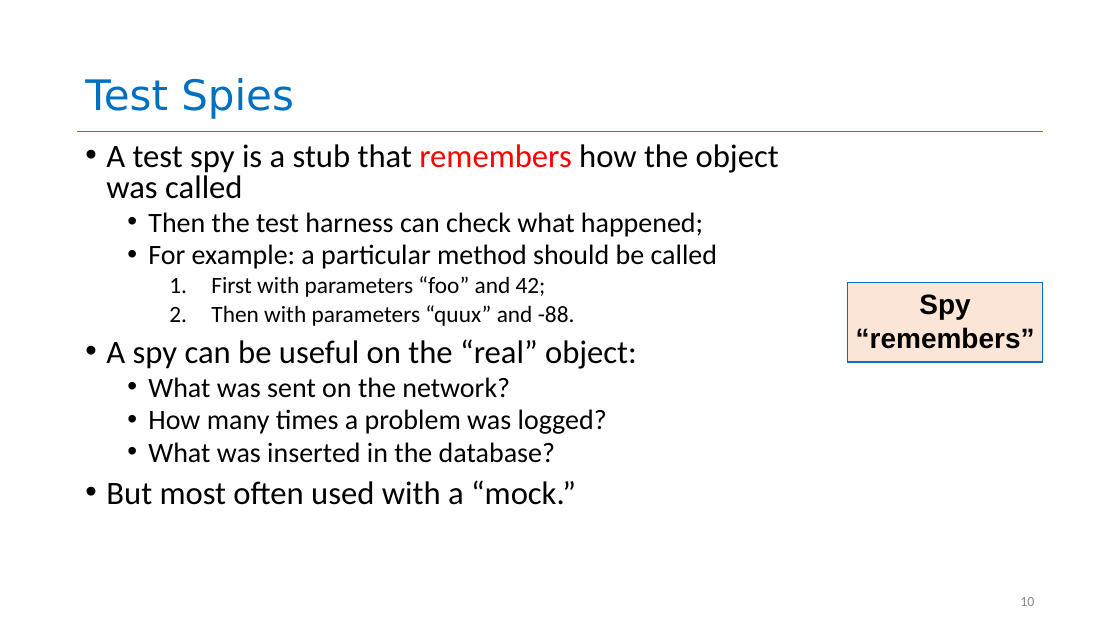
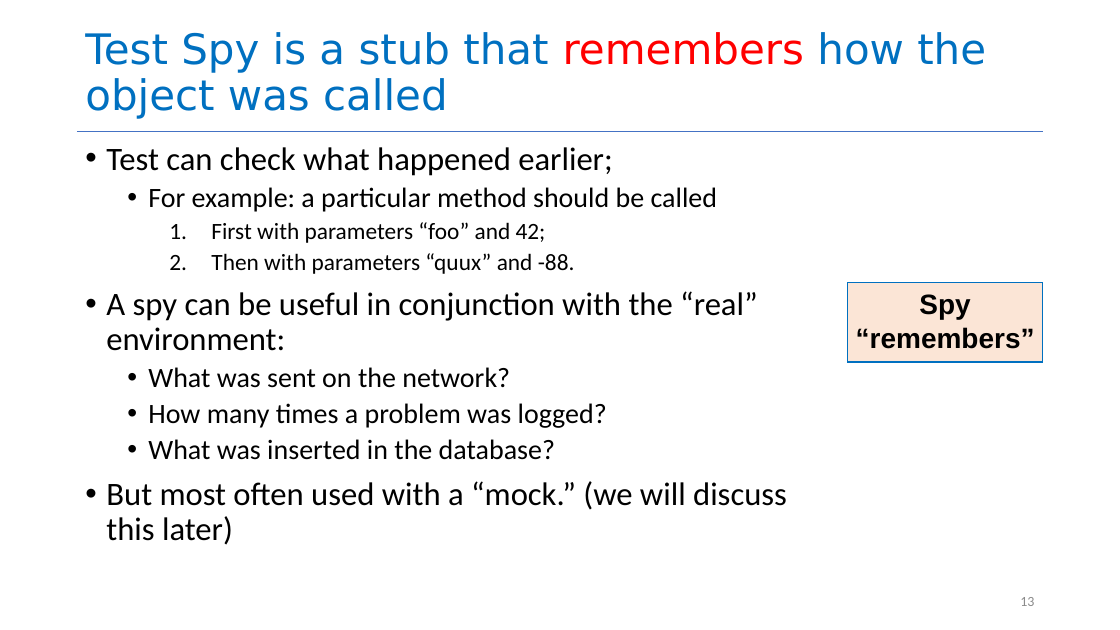
Before and after one commit to neu-se/CS4530-Spring-2022, a slide deck: slide 13 of Slides/Lesson 5.3 Testing Systems.pptx (slide 10 before the commit). Drawn at 1120x630 pixels with LibreOffice and Linux fonts; fonts in the diff are those of the drawing. Boxes give left, top, right and bottom in pixels: in the first picture for what was removed or moved away, otherwise in the second. Text is boxed around its words. In the diff, an @@ line names an element or a change of style, - is before the commit and + after.

```diff
--- a/Slides/Lesson 5.3 Testing Systems.pptx
+++ b/Slides/Lesson 5.3 Testing Systems.pptx
@@ title at bbox=[85, 32, 986, 119]: text changed @@
-Test Spies
+Test Spy is a stub that remembers how the object was called
@@ text at bbox=[106, 147, 612, 176]: text changed @@
-• A test spy is a stub that remembers how the object was called
-  • Then the test harness can check what happened;
+• Test can check what happened earlier;
@@ text at bbox=[148, 187, 717, 460]: line spacing 0.8 to 0.9 @@
@@ text at bbox=[106, 291, 758, 351]: text changed @@
-• A spy can be useful on the “real” object:
+• A spy can be useful in conjunction with the “real” environment:
@@ text at bbox=[106, 481, 787, 545]: text changed @@
-• But most often used with a “mock.”
+• But most often used with a “mock.” (we will discuss this later)
@@ page number at bbox=[1020, 597, 1034, 606]: text changed @@
-10
+13
```
Also in this commit, not shown: 11 other slides changed, 4 slides added, 3 slides removed, 1 other file.
